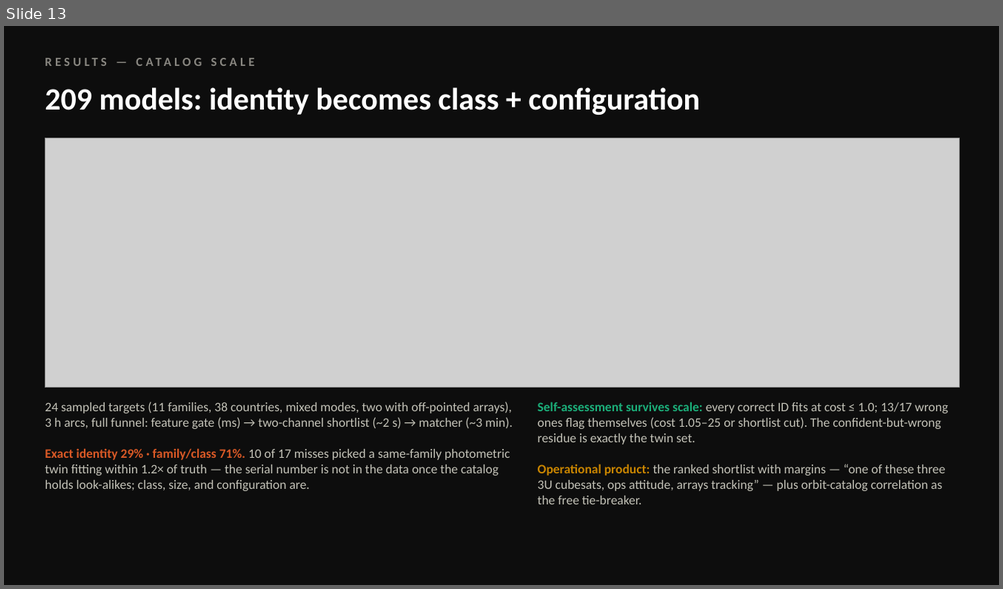
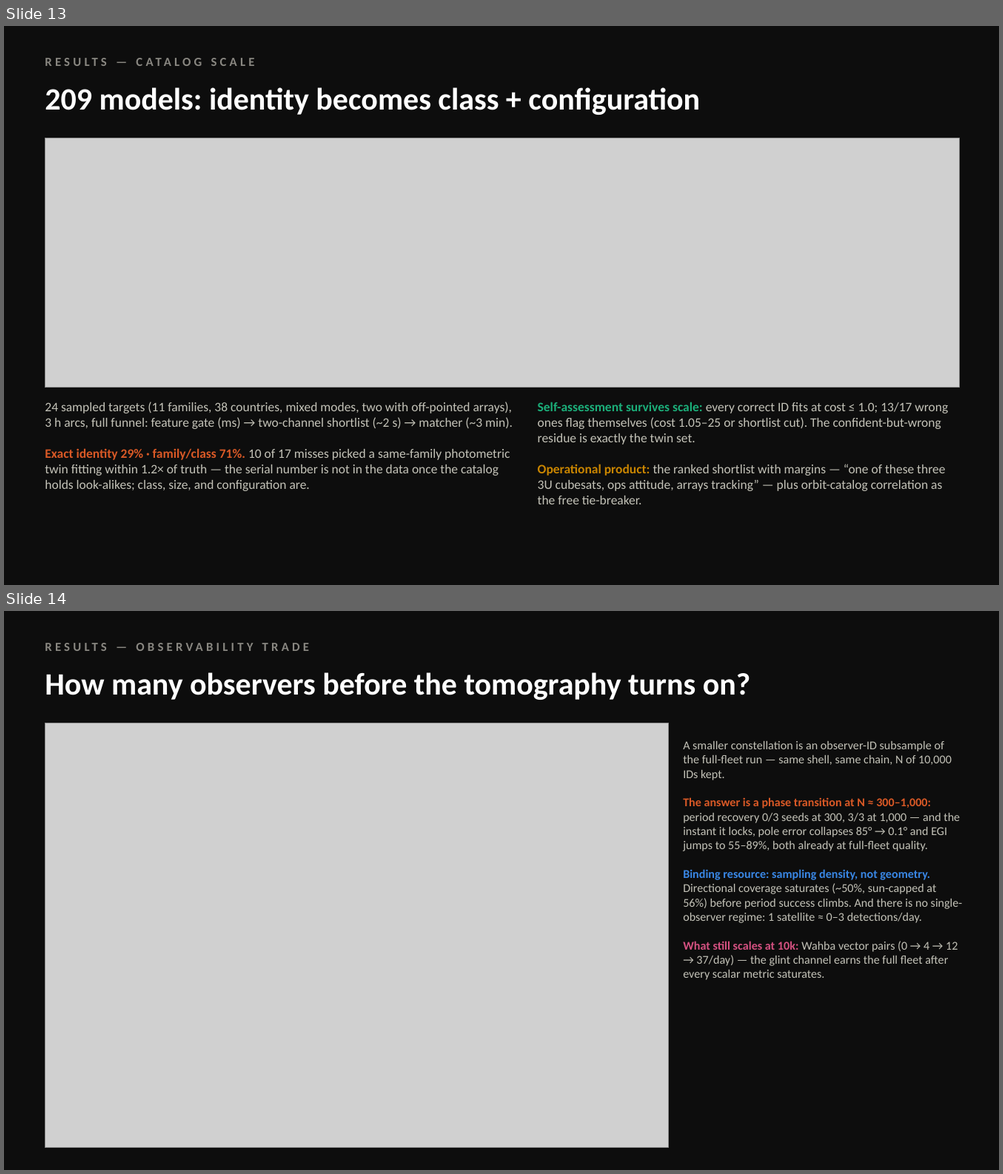
Before and after one commit to nikkelj/photometry, a slide deck: docs/photometry_briefing.pptx. Shown one above the other, each under a label of ours: slide 13 before the commit, slides 13 and 14 after it. The pictures are 1003x589 and 1003x1174 pixels, drawn with LibreOffice and Linux fonts; fonts in the diff are those of the drawing; grey boxes stand for pictures. Boxes give left, top, right and bottom in pixels: in the first picture for what was removed or moved away, otherwise in the second. Text is boxed around its words. In the diff, an @@ line names an element or a change of style, - is before the commit and + after.

```diff
--- a/docs/photometry_briefing.pptx
+++ b/docs/photometry_briefing.pptx
@@ slide 14 added at (4, 611, 999, 1170), background #0D0D0D @@
@@ text added at (45, 635, 717, 658), 12 pt, text #898781, bold @@
+RESULTS — OBSERVABILITY TRADE
@@ text added at (45, 672, 750, 700), 30 pt, text #FFFFFF, bold @@
+How many observers before the tomography turns on?
@@ picture added at (45, 723, 668, 1148) @@
@@ text added at (683, 741, 962, 980), 11.5 pt, text #C3C2B7 @@
+A smaller constellation is an observer-ID subsample of the full-fleet run — same shell, same chain, N of 10,000 IDs kept.
+The answer is a phase transition at N ≈ 300–1,000: period recovery 0/3 seeds at 300, 3/3 at 1,000 — and the instant it locks, pole error collapses 85° → 0.1° and EGI jumps to 55–89%, both already at full-fleet quality.
+Binding resource: sampling density, not geometry. Directional coverage saturates (~50%, sun-capped at 56%) before period success climbs. And there is no single-observer regime: 1 satellite ≈ 0–3 detections/day.
+What still scales at 10k: Wahba vector pairs (0 → 4 → 12 → 37/day) — the glint channel earns the full fleet after every scalar metric saturates.
```
Also in this commit, not shown: 6 other files.
